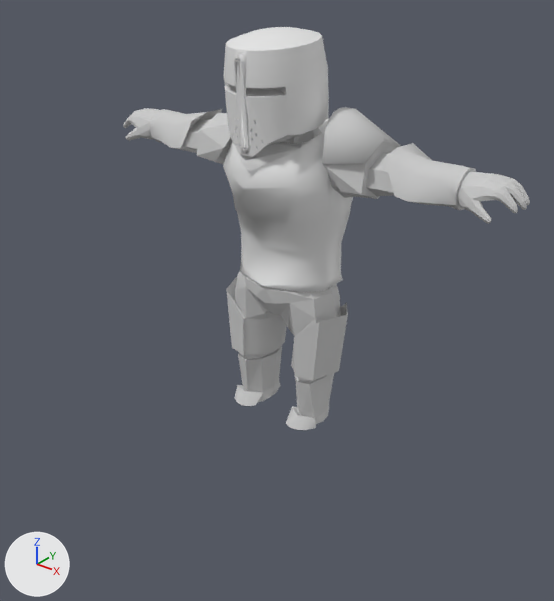
Before and after pictures for a commit that changed the FBX model Kingdoms_Calling/Assets/Models/Characters/Paladin/pali.fbx.
Before and after are seen from a 50 mm lens placed at (1.97, -2.57, 2.11), pointed at (0.16, -0.3, 0.7). Arrows for +X, +Y and +Z are at lower left; the lights stay in place. Where no turn or scale is listed for an object, it has been applied to the vertices.

The older version as bpy lines, for what is in view:
```python
me_mesh = bpy.data.meshes.new('Mesh')
me_mesh.from_pydata(...)  # 688 vertices, 1771 faces; spans x -0.199..0.199, y -0.256..0.256, z -0.049..0.417
me_mesh_001 = bpy.data.meshes.new('Mesh.001')
me_mesh_001.from_pydata(...)  # 86 vertices, 168 faces; spans x -0.28..0.281, y -0.329..0.271, z 0.114..0.816
me_mesh_002 = bpy.data.meshes.new('Mesh.002')
me_mesh_002.from_pydata(...)  # 1109 vertices, 2194 faces; spans x -1.04..1.04, y -0.21..0.25, z -0.85..0.74
me_mesh_002.materials.append(mat_body)  # its picture is missing
ob_chest = bpy.data.objects.new('Chest', me_mesh_001)
ob_chest.location = (0.0, -0.011, 0.573)
ob_helm = bpy.data.objects.new('Helm', me_mesh)
ob_helm.location = (0.0, -0.091, 1.343)
ob_player_model = bpy.data.objects.new('Player Model', me_mesh_002)
ob_player_model.location = (0.0, -0.089, 0.84)
```
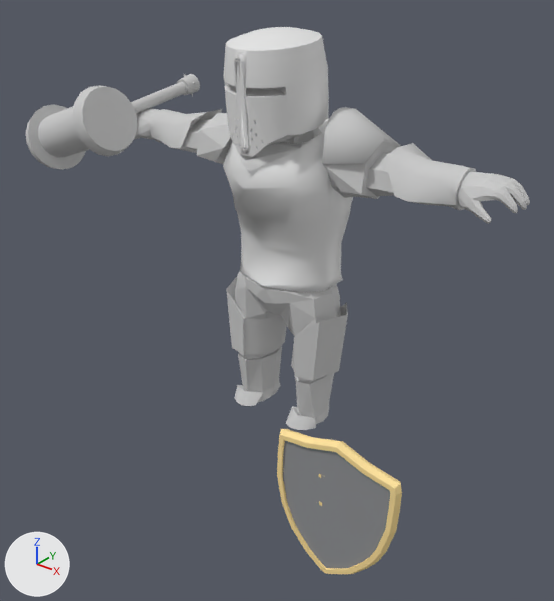
The change in detail:
Picture 'DefaultMaterial_Base_Color.png' (img_defaultmaterial_base_color_png) is new.
Material 'Material #25' (mat_material__25) is new.
Its texture is img_defaultmaterial_base_color_png.
Its roughness is 0.859.
Material 'caps' (mat_caps) is new.
Its base color is (0.588, 0.588, 0.588) (light grey #cacaca).
Its roughness is 0.859.
Material 'WeaponMetal' (mat_weaponmetal) is new.
Its base color is (0.588, 0.588, 0.588) (light grey #cacaca).
Its roughness is 0.686.
Material 'weaponGold' (mat_weapongold) is new.
Its base color is (0.588, 0.588, 0.588) (light grey #cacaca).
Its roughness is 0.793.
Mesh me_mesh_1 is new.
It has 249 vertices, 490 faces and spans x -0.217..0.219, y -0.049..0.028, z -0.272..0.265.
It uses material mat_material__25 (picture img_defaultmaterial_base_color_png).
Mesh me_mesh_001_1 is new.
It has 1137 vertices, 2164 faces and spans x -0.293..0.285, y -0.461..0.451, z -0.258..0.172.
It uses material mat_weaponmetal (light grey #cacaca).
It uses material mat_weapongold (light grey #cacaca).
It uses material mat_caps (light grey #cacaca).
It uses material mat_weapongold (light grey #cacaca).
It uses material mat_weapongold (light grey #cacaca).
It uses material mat_weapongold (light grey #cacaca).
It uses material mat_weaponmetal (light grey #cacaca).
It uses material mat_weapongold (light grey #cacaca).
It uses material mat_weapongold (light grey #cacaca).
It uses material mat_weapongold (light grey #cacaca).
It uses material mat_weapongold (light grey #cacaca).
It uses material mat_weapongold (light grey #cacaca).
It uses material mat_caps (light grey #cacaca).
Object 'sheeeeild' (ob_sheeeeild) is new; it shows me_mesh_1.
Its location is (0.945, -0.982, 0.477).
Object 'hammer' (ob_hammer) is new; it shows me_mesh_001_1.
Its location is (-0.926, -0.096, 1.318).

Pixel boxes [x1, y1, x2, y2] of what changed, in the pictures (554 x 601 px):
'sheeeeild', added
    after: [277, 429, 402, 574]
'hammer', added
    after: [26, 74, 200, 170]
